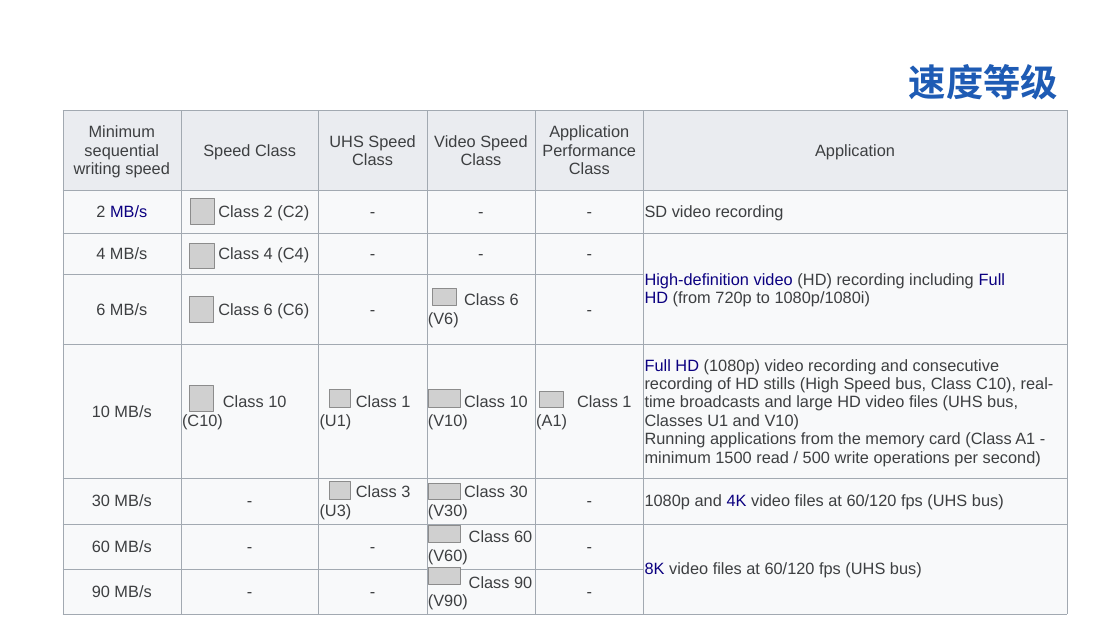
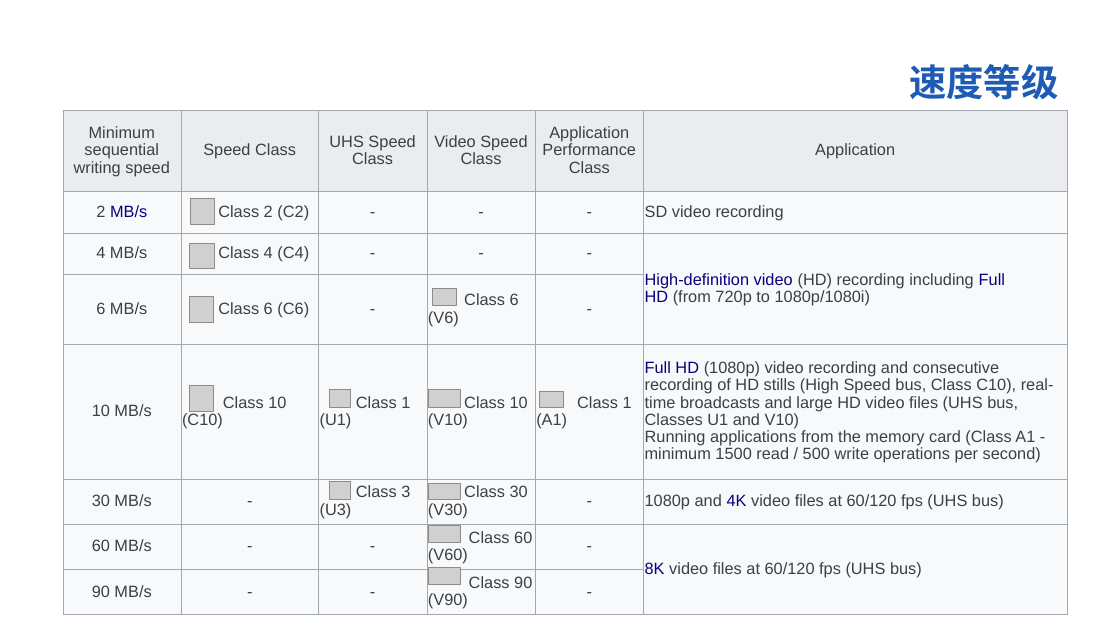
Before and after one commit to Winddoing/embedded_linux_notes, a slide deck: slide 7 of device_driver/mmc/doc/mmc.ppt. Drawn at 1120x630 pixels with LibreOffice and Linux fonts; fonts in the diff are those of the drawing; grey boxes stand for pictures; background and template pictures are left out. Boxes give left, top, right and bottom in pixels: in the first picture for what was removed or moved away, otherwise in the second. Text is boxed around its words. In the diff, an @@ line names an element or a change of style, - is before the commit and + after.

```diff
--- a/device_driver/mmc/doc/mmc.ppt
+++ b/device_driver/mmc/doc/mmc.ppt
@@ table at [63, 111, 1067, 613] @@
@@ line spacing 1 to 0.94 @@
@@ borders changed @@
```
Also in this commit, not shown: 7 other slides changed, 3 slides added, 1 slide removed, 5 other files.
